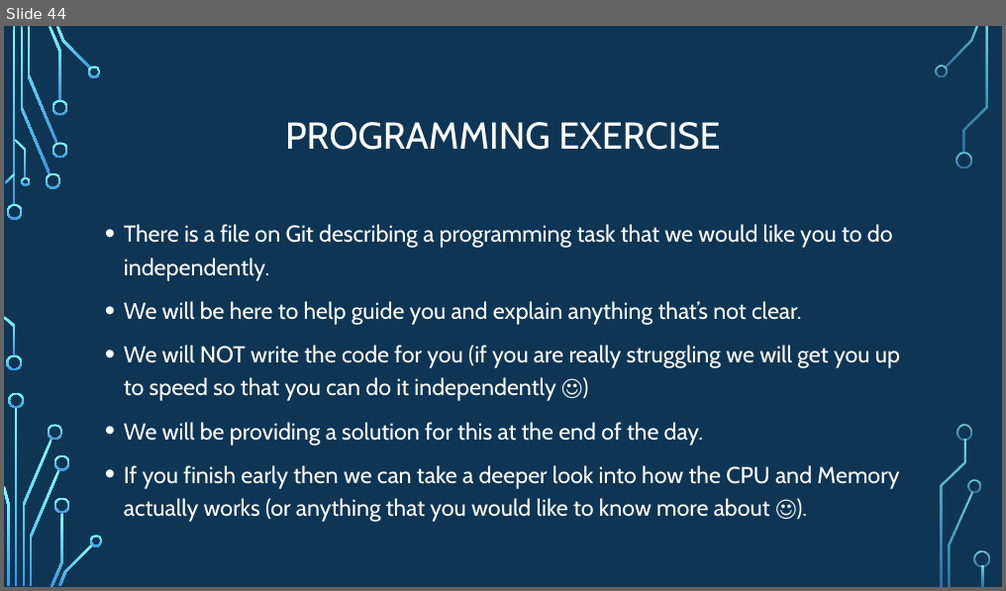
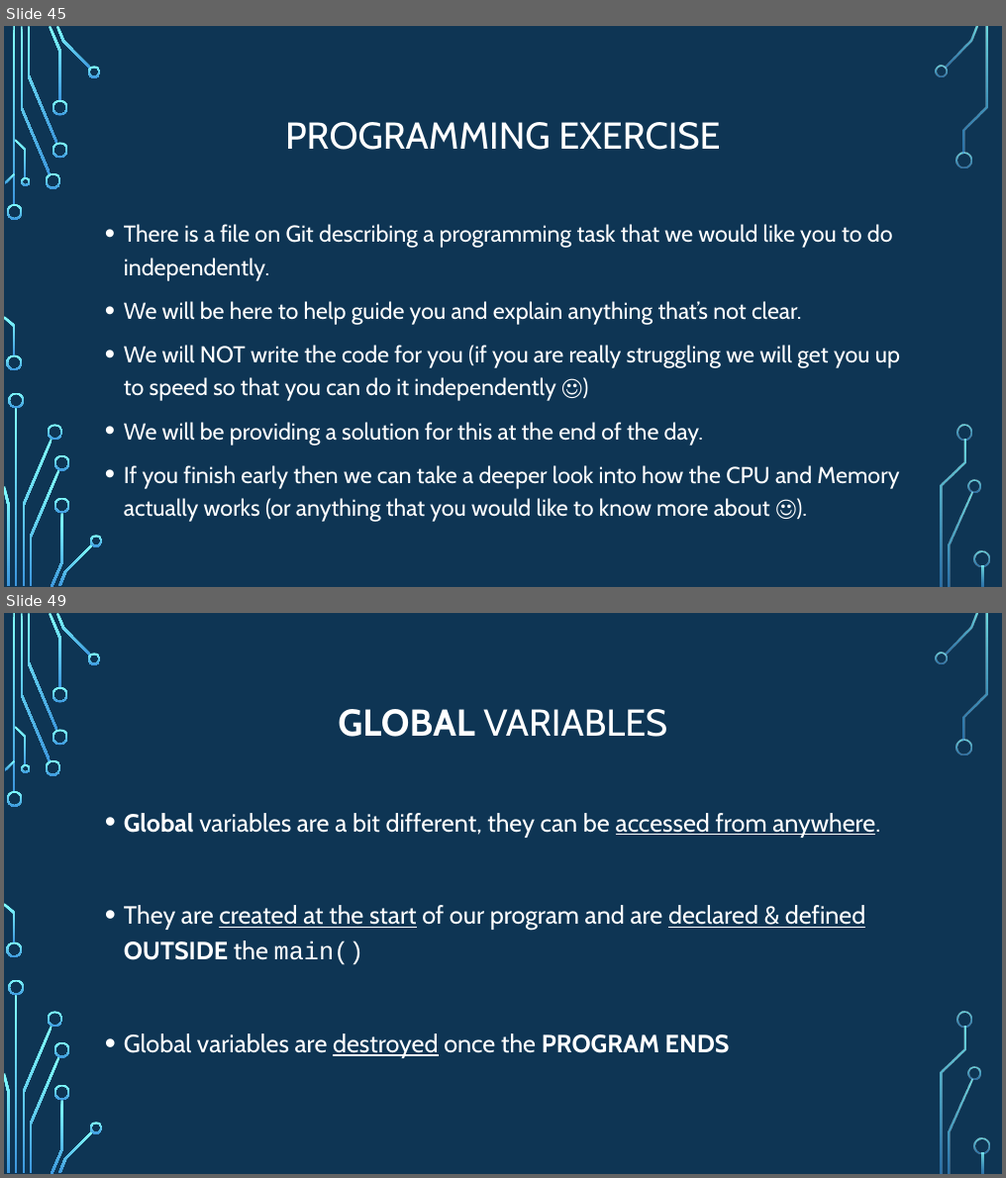
Before and after one commit to psypdt/ZIS_C-_Summer_Course_2019, a slide deck: Day_2/Day_2.pptx. Shown one above the other, each under a label of ours: slide 44 before the commit, slides 45 and 49 after it; the slides between them are not shown. The pictures are 1006x591 and 1006x1178 pixels, drawn with LibreOffice and Linux fonts; fonts in the diff are those of the drawing; background and template pictures are left out. Boxes give left, top, right and bottom in pixels: in the first picture for what was removed or moved away, otherwise in the second. Text is boxed around its words. In the diff, an @@ line names an element or a change of style, - is before the commit and + after.

```diff
--- a/Day_2/Day_2.pptx
+++ b/Day_2/Day_2.pptx
@@ slide 49 added at bbox=[4, 613, 1002, 1174], background picture (left out); not listed: 36 template elements that a slide beside it also shows @@
@@ title added at bbox=[338, 709, 667, 737], 36 pt, text #FFFFFF @@
+GLOBAL VARIABLES
@@ text added at bbox=[124, 813, 880, 1059], 24 pt, text #FFFFFF @@
+• Global variables are a bit different, they can be accessed from anywhere.
+• They are created at the start of our program and are declared & defined OUTSIDE the main()
+• Global variables are destroyed once the PROGRAM ENDS
@@ what was slide 44 is now slide 45 @@
```
Also in this commit, not shown: 6 slides changed, 5 other slides added, 3 other files.
